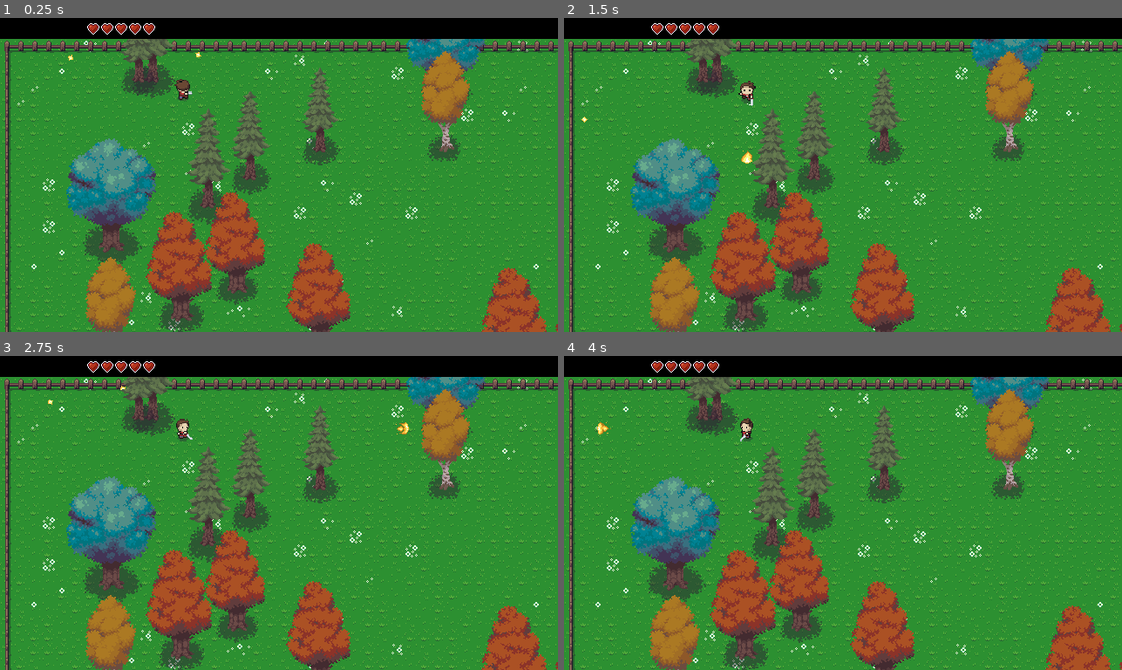
Above: before the commit, frames 1-4 (two rows, left to right).
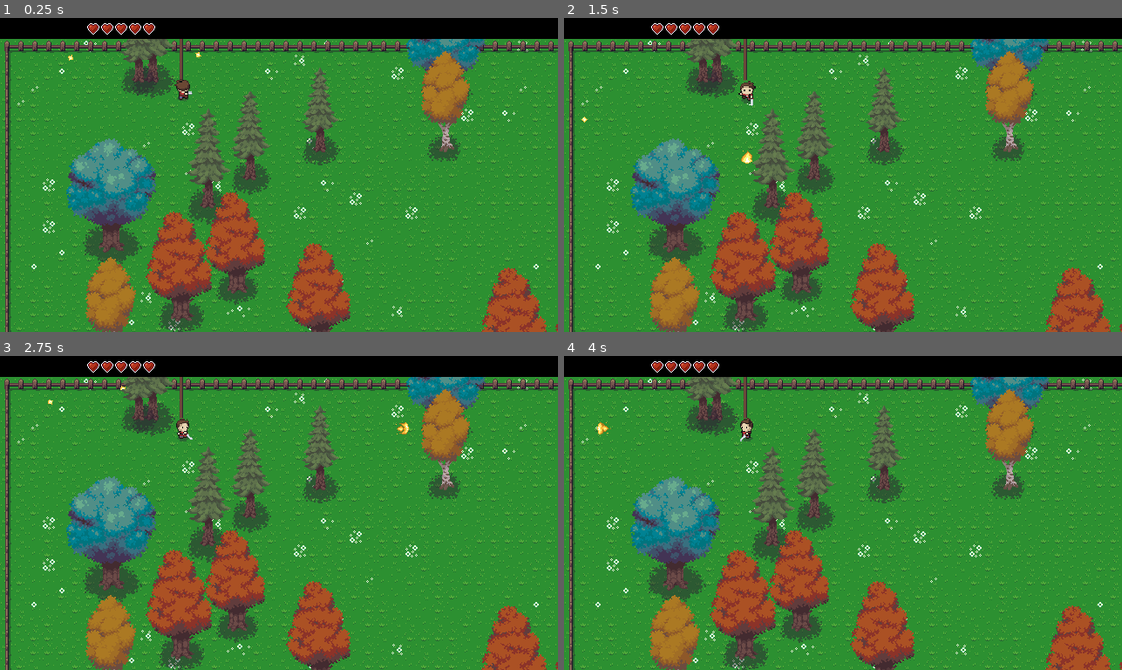
Above: after the commit, the same moments.

Repository: Struckhour/worldbuilder
Game: Godot game, scene res://scenes/main.tscn
Same seed, same stepped clock (60 frames per second), same inputs: the game is played once before the commit and once after it.
Inputs:
- Up to frame 1 (0.25 s): no input
- Up to frame 2 (1.5 s): hold Right (attackright) 0.53-1.28 s; hold Down (attackdown) from 1.28 s (still down)
- Up to frame 3 (2.75 s): release Down (attackdown) at 2.03 s; hold Right (attackright) from 2.03 s (still down)
- Up to frame 4 (4 s): release Right (attackright) at 2.78 s; hold Up (attackup) 2.78-3.53 s; hold Left (attackleft) from 3.53 s (still down)

The runs differ from the first frame. In frame 1, less than 0.1% of the frame differs, in the area x 32-33%, y 6-20%; in frame 2, less than 0.1%; in frame 3, less than 0.1%; in frame 4, less than 0.1%.

Commit message:
adds flags

Diff:
--- a/project.godot
+++ b/project.godot
@@ -86,6 +86,7 @@
 2d_physics/layer_3="PlayerHurtbox"
 2d_physics/layer_4="EnemyBody"
 2d_physics/layer_5="EnemyHitbox"
+2d_physics/layer_6="ProjectileHeights"
 
 [rendering]
 
--- /dev/null
+++ b/scenes/doodads/fountain.tscn
@@ -0,0 +1,46 @@
+[gd_scene load_steps=7 format=3 uid="uid://but20nwcrc0xx"]
+
+[ext_resource type="Texture2D" uid="uid://dvspt5nu5toyx" path="res://assets/gfx/Overworld.png" id="1_nm0bj"]
+
+[sub_resource type="AtlasTexture" id="AtlasTexture_j2sos"]
+atlas = ExtResource("1_nm0bj")
+region = Rect2(352, 144, 48, 48)
+
+[sub_resource type="AtlasTexture" id="AtlasTexture_o53dw"]
+atlas = ExtResource("1_nm0bj")
+region = Rect2(400, 144, 48, 48)
+
+[sub_resource type="AtlasTexture" id="AtlasTexture_bulhw"]
+atlas = ExtResource("1_nm0bj")
+region = Rect2(448, 144, 48, 48)
+
+[sub_resource type="SpriteFrames" id="SpriteFrames_0txig"]
+animations = [{
+"frames": [{
+"duration": 1.0,
+"texture": SubResource("AtlasTexture_j2sos")
+}, {
+"duration": 1.0,
+"texture": SubResource("AtlasTexture_o53dw")
+}, {
+"duration": 1.0,
+"texture": SubResource("AtlasTexture_bulhw")
+}],
+"loop": true,
+"name": &"default",
+"speed": 7.0
+}]
+
+[sub_resource type="CircleShape2D" id="CircleShape2D_6wenv"]
+radius = 24.0208
+
+[node name="Fountain" type="Node2D"]
+
+[node name="AnimatedSprite2D" type="AnimatedSprite2D" parent="."]
+sprite_frames = SubResource("SpriteFrames_0txig")
+frame_progress = 0.573833
+
+[node name="StaticBody2D" type="StaticBody2D" parent="."]
+
+[node name="CollisionShape2D" type="CollisionShape2D" parent="StaticBody2D"]
+shape = SubResource("CircleShape2D_6wenv")
--- /dev/null
+++ b/scenes/doodads/waving_flag.tscn
@@ -0,0 +1,87 @@
+[gd_scene load_steps=11 format=3 uid="uid://cfpcxn62nacxj"]
+
+[ext_resource type="Texture2D" uid="uid://dvspt5nu5toyx" path="res://assets/gfx/Overworld.png" id="1_bwynf"]
+[ext_resource type="Script" uid="uid://csf33ht0bd0yu" path="res://scripts/waving_flag.gd" id="1_ceuj1"]
+
+[sub_resource type="AtlasTexture" id="AtlasTexture_ceuj1"]
+atlas = ExtResource("1_bwynf")
+region = Rect2(48, 464, 32, 32)
+
+[sub_resource type="AtlasTexture" id="AtlasTexture_pd7f2"]
+atlas = ExtResource("1_bwynf")
+region = Rect2(80, 464, 32, 32)
+
+[sub_resource type="AtlasTexture" id="AtlasTexture_kmmxv"]
+atlas = ExtResource("1_bwynf")
+region = Rect2(112, 464, 32, 32)
+
+[sub_resource type="AtlasTexture" id="AtlasTexture_2stor"]
+atlas = ExtResource("1_bwynf")
+region = Rect2(144, 464, 32, 32)
+
+[sub_resource type="AtlasTexture" id="AtlasTexture_27vt5"]
+atlas = ExtResource("1_bwynf")
+region = Rect2(176, 464, 32, 32)
+
+[sub_resource type="SpriteFrames" id="SpriteFrames_t0rop"]
+animations = [{
+"frames": [{
+"duration": 1.0,
+"texture": SubResource("AtlasTexture_ceuj1")
+}, {
+"duration": 1.0,
+"texture": SubResource("AtlasTexture_pd7f2")
+}, {
+"duration": 1.0,
+"texture": SubResource("AtlasTexture_kmmxv")
+}, {
+"duration": 1.0,
+"texture": SubResource("AtlasTexture_2stor")
+}, {
+"duration": 1.0,
+"texture": SubResource("AtlasTexture_27vt5")
+}],
+"loop": true,
+"name": &"default",
+"speed": 7.0
+}]
+
+[sub_resource type="RectangleShape2D" id="RectangleShape2D_bwynf"]
+size = Vector2(4, 8)
+
+[sub_resource type="RectangleShape2D" id="RectangleShape2D_ceuj1"]
+size = Vector2(4, 8)
+
+[node name="WavingFlag" type="Node2D" groups=["trees"]]
+script = ExtResource("1_ceuj1")
+
+[node name="AnimatedSprite2D" type="AnimatedSprite2D" parent="."]
+position = Vector2(8, -71)
+sprite_frames = SubResource("SpriteFrames_t0rop")
+frame_progress = 0.840889
+
+[node name="FlagBase" type="StaticBody2D" parent="."]
+position = Vector2(-1, -14)
+
+[node name="CollisionShape2D" type="CollisionShape2D" parent="FlagBase"]
+position = Vector2(1, 10)
+shape = SubResource("RectangleShape2D_bwynf")
+
+[node name="Sprite2D" type="Sprite2D" parent="."]
+position = Vector2(-1, -14)
+texture = ExtResource("1_bwynf")
+region_enabled = true
+region_rect = Rect2(48.1483, 490.184, 13.7106, 29.8152)
+
+[node name="Sprite2D2" type="Sprite2D" parent="."]
+position = Vector2(-1, -42)
+texture = ExtResource("1_bwynf")
+region_enabled = true
+region_rect = Rect2(48.1483, 490.184, 13.7106, 26.9379)
+
+[node name="FlagPole" type="Area2D" parent="."]
+collision_layer = 32
+
+[node name="CollisionShape2D" type="CollisionShape2D" parent="FlagPole"]
+position = Vector2(0, -14)
+shape = SubResource("RectangleShape2D_ceuj1")
--- a/scenes/fireblast.tscn
+++ b/scenes/fireblast.tscn
@@ -108,7 +108,7 @@
 
 [node name="Fireblast" type="Area2D"]
 collision_layer = 2
-collision_mask = 9
+collision_mask = 41
 script = ExtResource("1_wum7a")
 
 [node name="AnimatedSprite2D" type="AnimatedSprite2D" parent="."]
--- a/scripts/tree_generator.gd
+++ b/scripts/tree_generator.gd
@@ -9,6 +9,9 @@
 	preload("res://scenes/trees/maple_tree.tscn")
 ]
 
+const FLAG_SCENE := preload("res://scenes/doodads/waving_flag.tscn")
+const FLAG_COUNT := 8
+
 func _ready() -> void:
 	print("TreeGenerator is running")
 
@@ -18,6 +21,9 @@
 		var pos := random_tree_position()
 		place_random_tree(pos)
 
+	for i in range(FLAG_COUNT):
+		var pos := random_tree_position()
+		place_flag(pos)
 func random_tree_position() -> Vector2:
 	var padding_tiles := 2
 
@@ -29,6 +35,14 @@
 	)
 
 	return GameArea.tile_to_world(cell)
+
+func place_flag(pos: Vector2) -> void:
+	var flag := FLAG_SCENE.instantiate()
+
+	flag.global_position = pos
+	var anim := flag.get_node("AnimatedSprite2D")
+	anim.play("default")
+	get_parent().add_child.call_deferred(flag)
 
 func place_random_tree(pos: Vector2) -> void:
 	var tree_scene: PackedScene = TREE_SCENES.pick_random()
--- /dev/null
+++ b/scripts/waving_flag.gd
@@ -0,0 +1,10 @@
+extends Node2D
+
+@onready var anim: AnimatedSprite2D = $AnimatedSprite2D
+
+func _ready() -> void:
+	anim.play("default")
+
+	var frame_count := anim.sprite_frames.get_frame_count("default")
+	anim.frame = randi_range(0, frame_count - 1)
+	anim.frame_progress = randf()
Not shown, added: scripts/waving_flag.gd.uid
